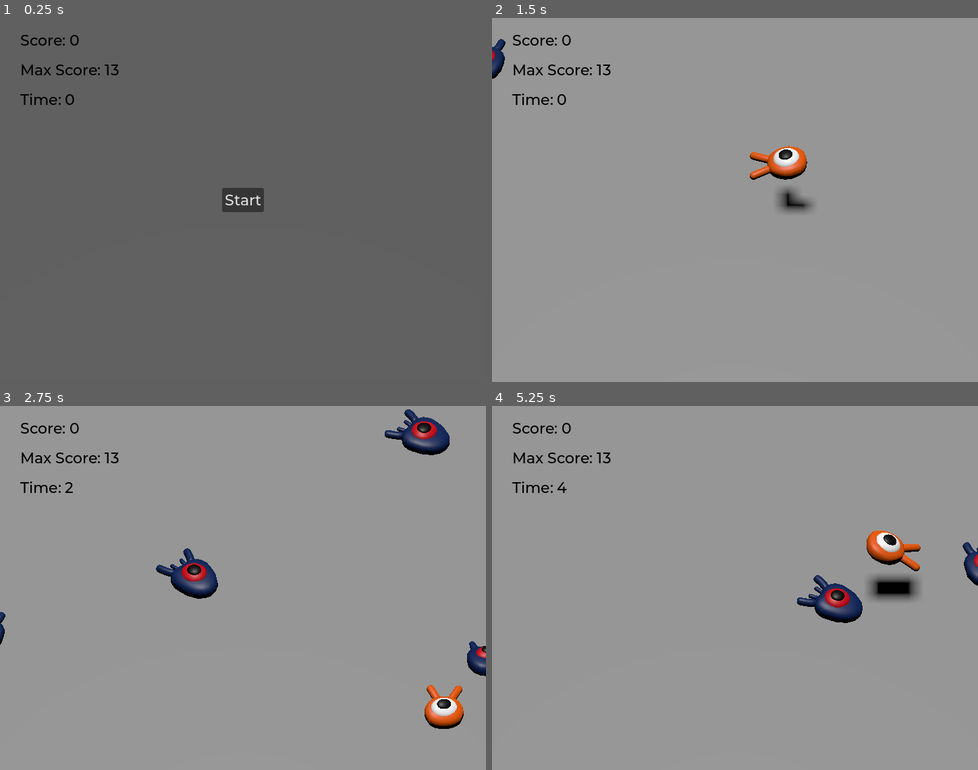
Above: before the commit, frames 1-4 (two rows, left to right).
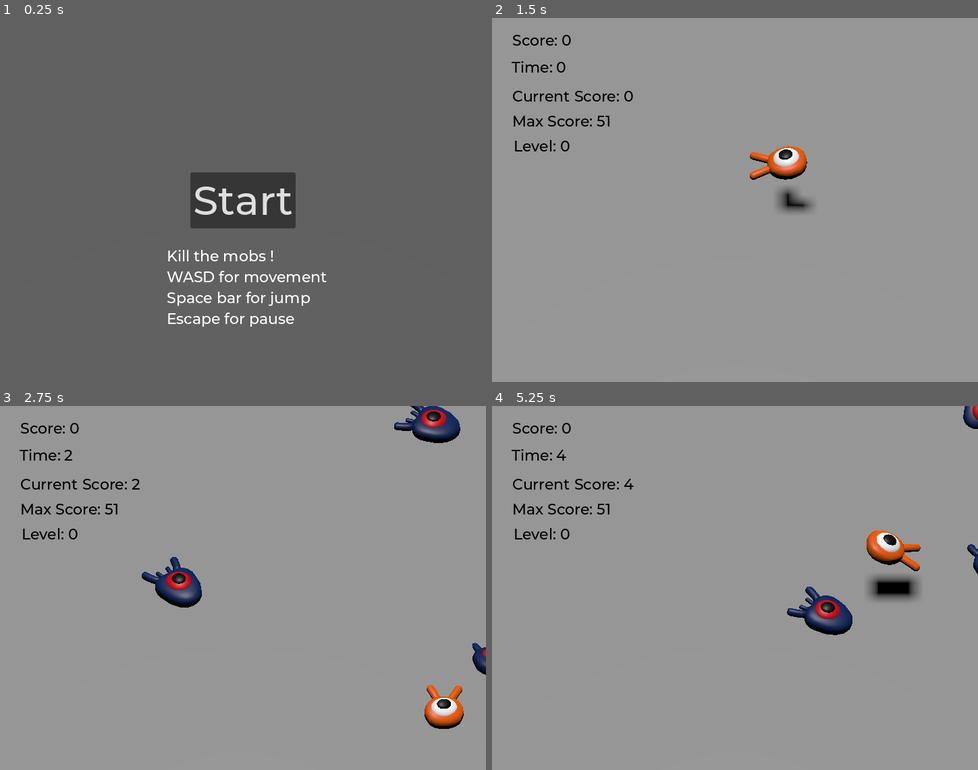
Above: after the commit, the same moments.

Repository: ginocarlo01/Godot3DGame
Game: Godot game, scene res://scenes/main.tscn
Two runs of this game, one before a commit and one after it. Both use one fixed random seed, a clock stepped at 60 frames per second and the inputs below.
Inputs:
- Up to frame 1 (0.25 s): no input
- Up to frame 2 (1.5 s): click "Start" at 0.5 s; tap Enter (ui_accept) at 1.25 s; hold D (move_right) from 1.28 s (still down); tap Space (jump) at 1.35 s
- Up to frame 3 (2.75 s): tap Space (jump) at 1.52, 1.82, 2.1, 2.27, 2.57 s; release D (move_right) at 2.03 s; hold Down (move_back) from 2.03 s (still down)
- Up to frame 4 (5.25 s): release Down (move_back) at 2.78 s; hold D (move_right) 2.78-3.53 s; tap Space (jump) at 2.85, 3.6, 3.77, 4.07, 4.35, 4.52, 4.82, 5.1 s; hold W (move_forward) 3.53-4.28 s; hold A (move_left) from 4.28 s (still down); tap Escape (pause, bound only after the commit) at 4.9 s

The runs differ from the first frame. In frame 1, 4.6% of the frame differs, in the area x 4-68%, y 4-85%; in frame 2, 1.2%; in frame 3, 3.9%; in frame 4, 2.8%.
Error before the commit: Invalid access to property or key '_on_mob_squashed' on a base object of type 'null instance'. (res://scenes/main.gd:29)

Commit message:
Main Changes

Diff:
--- a/project.godot
+++ b/project.godot
@@ -56,6 +56,11 @@
 "events": [Object(InputEventKey,"resource_local_to_scene":false,"resource_name":"","device":-1,"window_id":0,"alt_press …(191 unchanged characters)…
 ]
 }
+pause={
+"deadzone": 0.5,
+"events": [Object(InputEventKey,"resource_local_to_scene":false,"resource_name":"","device":-1,"window_id":0,"alt_pressed":false,"shift_pressed":false,"ctrl_pressed":false,"meta_pressed":false,"pressed":false,"keycode":0,"physical_keycode":4194305,"key_label":0,"unicode":0,"location":0,"echo":false,"script":null)
+]
+}
 
 [layer_names]
 
--- a/saveMyScore.tres
+++ b/saveMyScore.tres
@@ -4,4 +4,4 @@
 
 [resource]
 script = ExtResource("1_n8brq")
-max_score = 13
+max_score = 51
--- /dev/null
+++ b/scenes/UI_In_Game.gd
@@ -0,0 +1,50 @@
+extends Control
+
+var score : int = 0
+var score_timer : int = 0
+var up_score_timer : int = 1
+var up_score : int = 1
+var final_score : int = 0
+var max_score : int = 0
+var level : int = 0
+
+var score_save : ScoreRs
+
+@export var basicScoreLabel : Label
+@export var timeLabel : Label
+@export var currentScoreLabel : Label
+@export var maxScoreLabel : Label
+@export var levelLabel : Label
+
+func _ready() -> void:
+	score_save = ScoreRs.load_or_create()
+	max_score = score_save.max_score
+	maxScoreLabel.text = "Max Score: %s" % max_score
+
+func _on_mob_squashed():
+	score += up_score
+	calculate_final_score()
+	basicScoreLabel.text = "Score: %s" % score
+
+func _on_score_timer_timeout() -> void:
+	score_timer += 1
+	calculate_final_score()
+	timeLabel.text = "Time: %s" %score_timer
+
+func save_score():
+
+	if final_score > score_save.max_score:
+		score_save.max_score = final_score
+		score_save.save()
+
+func calculate_final_score() -> void:
+	final_score = score * 2 + score_timer
+	currentScoreLabel.text = "Current Score: %s" %final_score
+
+func _on_player_hit() -> void:
+	save_score()
+
+
+func _on_mob_speed_timer_timeout() -> void:
+	level += 1
+	levelLabel.text = "Level: %s" %level
--- /dev/null
+++ b/scenes/current_score.gd
@@ -0,0 +1,7 @@
+extends Label
+
+var scoreFinal := 0
+
+func blabla() -> void:
+	scoreFinal += 1
+	text = "Current Score: %s" %scoreFinal
--- a/scenes/main.gd
+++ b/scenes/main.gd
@@ -2,13 +2,43 @@
 
 @export var mob_scene: PackedScene
 
+@export var mobTimer : Timer
+@export var scoreTimer : Timer
+@export var mobSpeedTimer : Timer
+
+@export var speedMobModifierPerTimer : float
+
+var finalSpeedMaxMobModifier : float = 1
+
+@export var inGameUI : Control
+
+@export var pause_menu : Control
+var pause := false
+
 func _ready():
+	inGameUI.hide()
 	if UiManager.started == false:
 		$UI/StartScreen.show()
+
 	else:
 		start_game()
 
 	$UI/Retry.hide()
+
+func _process(delta: float) -> void:
+	if Input.is_action_just_pressed("pause"):
+		pauseMenu()
+
+func pauseMenu():
+	pause = !pause
+	if pause:
+		pause_menu.hide()
+		Engine.time_scale = 1
+	else:
+		pause_menu.show()
+		Engine.time_scale = 0
+
+
 
 func _on_mob_timer_timeout() -> void:
 	# Create a new instance of the Mob scene.
@@ -21,17 +51,19 @@
 	mob_spawn_location.progress_ratio = randf()
 
 	var player_position = $Player.position
-	mob.initialize(mob_spawn_location.position, player_position)
+	mob.initialize(mob_spawn_location.position, player_position, finalSpeedMaxMobModifier)
 
 	# Spawn the mob by adding it to the Main scene.
 	add_child(mob)
 
-	mob.squashed.connect($UI/ScoreLabel._on_mob_squashed.bind())
+	mob.squashed.connect($UI/InGame._on_mob_squashed.bind())
+	mob.squashed.connect($SFX._on_mob_squashed.bind())
 
 
 func _on_player_hit() -> void:
-	$MobTimer.stop()
-	$ScoreTimer.stop()
+	mobTimer.stop()
+	scoreTimer.stop()
+	mobSpeedTimer.stop()
 	$UI/Retry.show()
 	$UI/InGame.hide()
 
@@ -47,7 +79,15 @@
 
 
 func start_game() -> void:
-	$MobTimer.start()
-	$ScoreTimer.start()
+	inGameUI.show()
+	mobTimer.start()
+	scoreTimer.start()
+	mobSpeedTimer.start()
 	$Player.show()
+
 	$UI/StartScreen.hide()
+
+
+
+func _on_mob_speed_timer_timeout() -> void:
+	finalSpeedMaxMobModifier+=speedMobModifierPerTimer
--- a/scenes/main.tscn
+++ b/scenes/main.tscn
@@ -1,12 +1,16 @@
-[gd_scene load_steps=14 format=3 uid="uid://cuc4snv4hw2o8"]
+[gd_scene load_steps=18 format=3 uid="uid://cuc4snv4hw2o8"]
 
 [ext_resource type="PackedScene" uid="uid://rfo20p2rqocf" path="res://scenes/player.tscn" id="1_2t085"]
 [ext_resource type="Script" path="res://scenes/main.gd" id="1_4ygic"]
 [ext_resource type="PackedScene" uid="uid://uoke5ahsfqd0" path="res://scenes/mob.tscn" id="2_kd758"]
 [ext_resource type="FontFile" uid="uid://dxw8lg2sdm1fj" path="res://fonts/Montserrat-Medium.ttf" id="4_kf0pi"]
-[ext_resource type="Script" path="res://scenes/score_label.gd" id="5_rgh0o"]
-[ext_resource type="Script" path="res://scenes/score_label_2.gd" id="6_dnijw"]
-[ext_resource type="Script" path="res://scenes/time.gd" id="7_g8lsi"]
+[ext_resource type="Script" path="res://scenes/UI_In_Game.gd" id="5_wjuhw"]
+[ext_resource type="AudioStream" uid="uid://bwpcd321mt3xw" path="res://art/Death.wav" id="8_jsesp"]
+[ext_resource type="Script" path="res://scenes/sfx.gd" id="8_twlnt"]
+[ext_resource type="AudioStream" uid="uid://ds2soscqak3t8" path="res://art/Start.wav" id="9_8tvjo"]
+[ext_resource type="AudioStream" uid="uid://3atneitt5mm2" path="res://art/Open.wav" id="10_udxfa"]
+[ext_resource type="PackedScene" uid="uid://b4hwyii66ha2r" path="res://scenes/pause_menu.tscn" id="11_8v8sx"]
+[ext_resource type="AudioStream" uid="uid://b4qib7wmhtifr" path="res://art/HitEnemy.wav" id="11_sw01c"]
 
 [sub_resource type="BoxShape3D" id="BoxShape3D_n6j0b"]
 size = Vector3(60, 2, 60)
@@ -31,9 +35,15 @@
 default_font = ExtResource("4_kf0pi")
 default_font_size = 22
 
-[node name="Main" type="Node"]
+[node name="Main" type="Node" node_paths=PackedStringArray("mobTimer", "scoreTimer", "mobSpeedTimer", "inGameUI", "pause_menu")]
 script = ExtResource("1_4ygic")
 mob_scene = ExtResource("2_kd758")
+mobTimer = NodePath("Timers/MobTimer")
+scoreTimer = NodePath("Timers/ScoreTimer")
+mobSpeedTimer = NodePath("Timers/MobSpeedTimer")
+speedMobModifierPerTimer = 0.1
+inGameUI = NodePath("UI/InGame")
+pause_menu = NodePath("PauseMenu")
 
 [node name="Ground" type="StaticBody3D" parent="."]
 transform = Transform3D(1, 0, 0, 0, 1, 0, 0, 0, 1, 0, -1, 0)
@@ -86,10 +96,15 @@
 [node name="SpawnLocation" type="PathFollow3D" parent="SpawnPath"]
 transform = Transform3D(-4.37114e-08, 0, -1, 0, 1, 0, 1, 0, -4.37114e-08, -13.0158, 0, -14.1487)
 
-[node name="MobTimer" type="Timer" parent="."]
+[node name="Timers" type="Node" parent="."]
+
+[node name="MobTimer" type="Timer" parent="Timers"]
 wait_time = 0.5
 
-[node name="ScoreTimer" type="Timer" parent="."]
+[node name="ScoreTimer" type="Timer" parent="Timers"]
+
+[node name="MobSpeedTimer" type="Timer" parent="Timers"]
+wait_time = 10.0
 
 [node name="UI" type="Control" parent="."]
 layout_mode = 3
@@ -126,7 +141,6 @@
 text = "Press Enter to retry"
 
 [node name="StartScreen" type="ColorRect" parent="UI"]
-visible = false
 layout_mode = 1
 anchors_preset = 15
 anchor_right = 1.0
@@ -148,12 +162,38 @@
 offset_bottom = 4.0
 grow_horizontal = 2
 grow_vertical = 2
+theme_override_font_sizes/font_size = 60
 text = "Start"
 
-[node name="InGame" type="Control" parent="UI"]
+[node name="Label" type="Label" parent="UI/StartScreen"]
+layout_mode = 1
+anchors_preset = 7
+anchor_left = 0.5
+anchor_top = 1.0
+anchor_right = 0.5
+anchor_bottom = 1.0
+offset_left = -113.0
+offset_top = -201.0
+offset_right = 124.0
+offset_bottom = -80.0
+grow_horizontal = 2
+grow_vertical = 0
+text = "Kill the mobs !
+WASD for movement
+Space bar for jump
+Escape for pause
+"
+
+[node name="InGame" type="Control" parent="UI" node_paths=PackedStringArray("basicScoreLabel", "timeLabel", "currentScoreLabel", "maxScoreLabel", "levelLabel")]
 anchors_preset = 0
 offset_right = 40.0
 offset_bottom = 40.0
+script = ExtResource("5_wjuhw")
+basicScoreLabel = NodePath("ScoreLabel")
+timeLabel = NodePath("Time")
+currentScoreLabel = NodePath("CurrentScore")
+maxScoreLabel = NodePath("MaxScore")
+levelLabel = NodePath("Level")
 
 [node name="ScoreLabel" type="Label" parent="UI/InGame"]
 layout_mode = 0
@@ -163,31 +203,75 @@
 offset_bottom = 47.0
 theme_override_colors/font_color = Color(0, 0, 0, 1)
 text = "Score: 0"
-script = ExtResource("5_rgh0o")
 
 [node name="MaxScore" type="Label" parent="UI/InGame"]
 layout_mode = 0
 offset_left = 30.0
-offset_top = 63.0
+offset_top = 139.0
 offset_right = 170.0
-offset_bottom = 91.0
+offset_bottom = 167.0
 theme_override_colors/font_color = Color(0, 0, 0, 1)
 text = "Max Score: 0"
-script = ExtResource("6_dnijw")
+
+[node name="CurrentScore" type="Label" parent="UI/InGame"]
+layout_mode = 0
+offset_left = 30.0
+offset_top = 102.0
+offset_right = 170.0
+offset_bottom = 130.0
+theme_override_colors/font_color = Color(0, 0, 0, 1)
+text = "Current Score: 0"
 
 [node name="Time" type="Label" parent="UI/InGame"]
 layout_mode = 0
-offset_left = 30.0
-offset_top = 107.0
-offset_right = 170.0
-offset_bottom = 135.0
+offset_left = 29.0
+offset_top = 59.0
+offset_right = 169.0
+offset_bottom = 87.0
 theme_override_colors/font_color = Color(0, 0, 0, 1)
 text = "Time: 0"
-script = ExtResource("7_g8lsi")
+
+[node name="Level" type="Label" parent="UI/InGame"]
+layout_mode = 0
+offset_left = 32.0
+offset_top = 176.0
+offset_right = 172.0
+offset_bottom = 204.0
+theme_override_colors/font_color = Color(0, 0, 0, 1)
+text = "Level: 0"
+
+[node name="SFX" type="Node" parent="." node_paths=PackedStringArray("hitEnemySFX", "deathSFX", "jumpSFX", "startSFX")]
+script = ExtResource("8_twlnt")
+hitEnemySFX = NodePath("HitEnemy")
+deathSFX = NodePath("Death")
+jumpSFX = NodePath("Jump")
+startSFX = NodePath("Start")
+
+[node name="Death" type="AudioStreamPlayer2D" parent="SFX"]
+stream = ExtResource("8_jsesp")
+
+[node name="Start" type="AudioStreamPlayer2D" parent="SFX"]
+stream = ExtResource("9_8tvjo")
+
+[node name="Jump" type="AudioStreamPlayer2D" parent="SFX"]
+stream = ExtResource("10_udxfa")
+
+[node name="HitEnemy" type="AudioStreamPlayer2D" parent="SFX"]
+stream = ExtResource("11_sw01c")
+
+[node name="PauseMenu" parent="." instance=ExtResource("11_8v8sx")]
+visible = false
 
 [connection signal="hit" from="Player" to="." method="_on_player_hit"]
+[connection signal="hit" from="Player" to="UI/InGame" method="_on_player_hit"]
 [connection signal="hit" from="Player" to="UI/InGame/ScoreLabel" method="_on_player_hit"]
-[connection signal="timeout" from="MobTimer" to="." method="_on_mob_timer_timeout"]
-[connection signal="timeout" from="ScoreTimer" to="UI/InGame/ScoreLabel" method="_on_score_timer_timeout"]
-[connection signal="timeout" from="ScoreTimer" to="UI/InGame/Time" method="_on_score_timer_timeout"]
+[connection signal="hit" from="Player" to="SFX" method="_on_player_hit"]
+[connection signal="jumpSignal" from="Player" to="SFX" method="_on_player_jump_signal"]
+[connection signal="timeout" from="Timers/MobTimer" to="." method="_on_mob_timer_timeout"]
+[connection signal="timeout" from="Timers/ScoreTimer" to="UI/InGame" method="_on_score_timer_timeout"]
+[connection signal="timeout" from="Timers/ScoreTimer" to="UI/InGame/ScoreLabel" method="_on_score_timer_timeout"]
+[connection signal="timeout" from="Timers/ScoreTimer" to="UI/InGame/Time" method="_on_score_timer_timeout"]
+[connection signal="timeout" from="Timers/MobSpeedTimer" to="." method="_on_mob_speed_timer_timeout"]
+[connection signal="timeout" from="Timers/MobSpeedTimer" to="UI/InGame" method="_on_mob_speed_timer_timeout"]
 [connection signal="pressed" from="UI/StartScreen/Button" to="." method="_on_button_pressed"]
+[connection signal="pressed" from="UI/StartScreen/Button" to="SFX" method="_on_button_pressed"]
--- a/scenes/mob.gd
+++ b/scenes/mob.gd
@@ -7,19 +7,26 @@
 # Maximum speed of the mob in meters per second.
 @export var max_speed = 18
 
+@export var min_degrees = -45
+
+@export var max_degrees = 45
+
+
+
 func _physics_process(_delta):
 	move_and_slide()
 
 # This function will be called from the Main scene.
-func initialize(start_position, player_position):
+func initialize(start_position, player_position, max_speed_modifier):
 	# We position the mob by placing it at start_position
 	# and rotate it towards player_position, so it looks at the player.
 	look_at_from_position(start_position, player_position, Vector3.UP)
 	# Rotate this mob randomly within range of -45 and +45 degrees,
 	# so that it doesn't move directly towards the player.
-	rotate_y(randf_range(-PI / 4, PI / 4))
+	rotate_y(randf_range(degree_to_radians(min_degrees), degree_to_radians(max_degrees)))
 	# We calculate a random speed (integer)
-	var random_speed = randi_range(min_speed, max_speed)
+	print(max_speed_modifier)
+	var random_speed = randi_range(min_speed, max_speed * max_speed_modifier)
 	# We calculate a forward velocity that represents the speed.
 	velocity = Vector3.FORWARD * random_speed
 	# We then rotate the velocity vector based on the mob's Y rotation
@@ -35,3 +42,7 @@
 func squash():
 	squashed.emit()
 	queue_free()
+
+func degree_to_radians(value) -> int:
+
+	return (value * PI / 180)
--- a/scenes/mob.tscn
+++ b/scenes/mob.tscn
@@ -44,6 +44,8 @@
 collision_layer = 2
 collision_mask = 0
 script = ExtResource("1_vctih")
+min_degrees = -60
+max_degrees = 60
 
 [node name="Pivot" type="Node3D" parent="."]
 
--- /dev/null
+++ b/scenes/pause_menu.gd
@@ -0,0 +1,11 @@
+extends Control
+
+@onready var main = $"../"
+
+
+func _on_resume_pressed() -> void:
+	main.pauseMenu()
+
+
+func _on_quit_pressed() -> void:
+	get_tree().quit()
--- /dev/null
+++ b/scenes/pause_menu.gdshader
@@ -0,0 +1,21 @@
+shader_type canvas_item;
+
+uniform sampler2D screen_texture : hint_screen_texture, filter_linear_mipmap;
+
+uniform float amount : hint_range(0.0, 5.0);
+
+
+
+void vertex() {
+	// Called for every vertex the material is visible on.
+}
+
+void fragment() {
+	vec4 color = textureLod(screen_texture, SCREEN_UV, amount);
+	COLOR = color;
+}
+
+//void light() {
+	// Called for every pixel for every light affecting the CanvasItem.
+	// Uncomment to replace the default light processing function with this one.
+//}
--- /dev/null
+++ b/scenes/pause_menu.tscn
@@ -0,0 +1,59 @@
+[gd_scene load_steps=6 format=3 uid="uid://b4hwyii66ha2r"]
+
+[ext_resource type="FontFile" uid="uid://dxw8lg2sdm1fj" path="res://fonts/Montserrat-Medium.ttf" id="1_61h2m"]
+[ext_resource type="Script" path="res://scenes/pause_menu.gd" id="2_omwq1"]
+[ext_resource type="Shader" path="res://scenes/pause_menu.gdshader" id="3_0rily"]
+
+[sub_resource type="Theme" id="Theme_8fdyl"]
+default_font = ExtResource("1_61h2m")
+default_font_size = 42
+
+[sub_resource type="ShaderMaterial" id="ShaderMaterial_lgvnn"]
+shader = ExtResource("3_0rily")
+shader_parameter/amount = 2.0
+
+[node name="PauseMenu" type="Control"]
+layout_mode = 3
+anchors_preset = 15
+anchor_right = 1.0
+anchor_bottom = 1.0
+grow_horizontal = 2
+grow_vertical = 2
+theme = SubResource("Theme_8fdyl")
+script = ExtResource("2_omwq1")
+
+[node name="ColorRect" type="ColorRect" parent="."]
+material = SubResource("ShaderMaterial_lgvnn")
+layout_mode = 1
+anchors_preset = 15
+anchor_right = 1.0
+anchor_bottom = 1.0
+grow_horizontal = 2
+grow_vertical = 2
+
+[node name="MarginContainer" type="MarginContainer" parent="."]
+layout_mode = 1
+anchors_preset = 15
+anchor_right = 1.0
+anchor_bottom = 1.0
+grow_horizontal = 2
+grow_vertical = 2
+
+[node name="VBoxContainer" type="VBoxContainer" parent="MarginContainer"]
+layout_mode = 2
+size_flags_horizontal = 4
+size_flags_vertical = 4
+theme_override_constants/separation = 25
+
+[node name="Resume" type="Button" parent="MarginContainer/VBoxContainer"]
+layout_mode = 2
+text = "Resume
+"
+
+[node name="Quit" type="Button" parent="MarginContainer/VBoxContainer"]
+layout_mode = 2
+text = "Quit
+"
+
+[connection signal="pressed" from="MarginContainer/VBoxContainer/Resume" to="." method="_on_resume_pressed"]
+[connection signal="pressed" from="MarginContainer/VBoxContainer/Quit" to="." method="_on_quit_pressed"]
--- a/scenes/player.gd
+++ b/scenes/player.gd
@@ -3,6 +3,8 @@
 # Emitted when the player was hit by a mob.
 # Put this at the top of the script.
 signal hit
+
+signal jumpSignal
 
 # How fast the player moves in meters per second.
 @export var speed = 14
@@ -55,7 +57,7 @@
 
 	# Jumping.
 	if is_on_floor() and Input.is_action_just_pressed("jump"):
-		target_velocity.y = jump_impulse
+		jump()
 
 	# Iterate through all collisions that occurred this frame
 	#for index in range(get_slide_collision_count()):
@@ -90,6 +92,10 @@
 	hit.emit()
 	queue_free()
 
+func jump():
+	target_velocity.y = jump_impulse
+	jumpSignal.emit()
+
 
 func _on_mob_detector_squash_body_entered(body: Node3D) -> void:
 	#if not is_on_floor():
--- a/scenes/player.tscn
+++ b/scenes/player.tscn
@@ -12,7 +12,7 @@
 
 [sub_resource type="CylinderShape3D" id="CylinderShape3D_xgks2"]
 height = 0.19199
-radius = 0.677721
+radius = 0.8
 
 [sub_resource type="Animation" id="Animation_760ws"]
 length = 0.001
@@ -79,6 +79,7 @@
 [node name="Player" type="CharacterBody3D"]
 collision_mask = 6
 script = ExtResource("1_1gx5n")
+bounce_impulse = 20
 
 [node name="Pivot" type="Node3D" parent="."]
 transform = Transform3D(1, 0, 0, 0, 1, 0, 0, 0, 1, 0, 0.371306, 0)
--- a/scenes/score_label.gd
+++ /dev/null
@@ -1,31 +0,0 @@
-extends Label
-
-var score : int = 0
-var score_timer : int = 0
-var score_save : ScoreRs
-var up_score_timer : int = 1
-var up_score : int = 1
-var final_score : int = 0
-
-func _ready() -> void:
-	score_save = ScoreRs.load_or_create()
-
-func _on_mob_squashed():
-	score += up_score
-	text = "Score: %s" % score
-
-func save_score():
-	_final_score()
-	if final_score > score_save.max_score:
-		score_save.max_score = final_score
-		score_save.save()
-
-func _on_player_hit() -> void:
-	save_score()
-
-func _on_score_timer_timeout() -> void:
-	score_timer += up_score_timer
-
-func _final_score() -> int:
-	final_score = score * 2 + score_timer / 2
-	return final_score
--- a/scenes/score_label_2.gd
+++ /dev/null
@@ -1,9 +0,0 @@
-extends Label
-
-var score_save : ScoreRs
-var score := 0
-
-func _ready() -> void:
-	score_save = ScoreRs.load_or_create()
-	score = score_save.max_score
-	text = "Max Score: %s" % score
--- /dev/null
+++ b/scenes/sfx.gd
@@ -0,0 +1,19 @@
+extends Node
+
+@export var hitEnemySFX : AudioStreamPlayer2D
+@export var deathSFX : AudioStreamPlayer2D
+@export var jumpSFX : AudioStreamPlayer2D
+@export var startSFX : AudioStreamPlayer2D
+
+
+func _on_button_pressed() -> void:
+	startSFX.play()
+
+func _on_player_jump_signal() -> void:
+	jumpSFX.play()
+
+func _on_mob_squashed():
+	hitEnemySFX.play()
+
+func _on_player_hit() -> void:
+	deathSFX.play()
--- a/scenes/time.gd
+++ /dev/null
@@ -1,7 +0,0 @@
-extends Label
-
-var score_timer := 0
-
-func _on_score_timer_timeout() -> void:
-	score_timer += 1
-	text = "Time: %s" %score_timer
Not shown, added: art/Death.wav.import
Not shown, added: art/HitEnemy.wav.import
Not shown, added: art/Open.wav.import
Not shown, added: art/Start.wav.import
Not shown, added: art/gameover.wav.import
Not shown, added: art/Death.wav
Not shown, added: art/HitEnemy.wav
Not shown, added: art/Open.wav
Not shown, added: art/Start.wav
Not shown, added: art/gameover.wav
